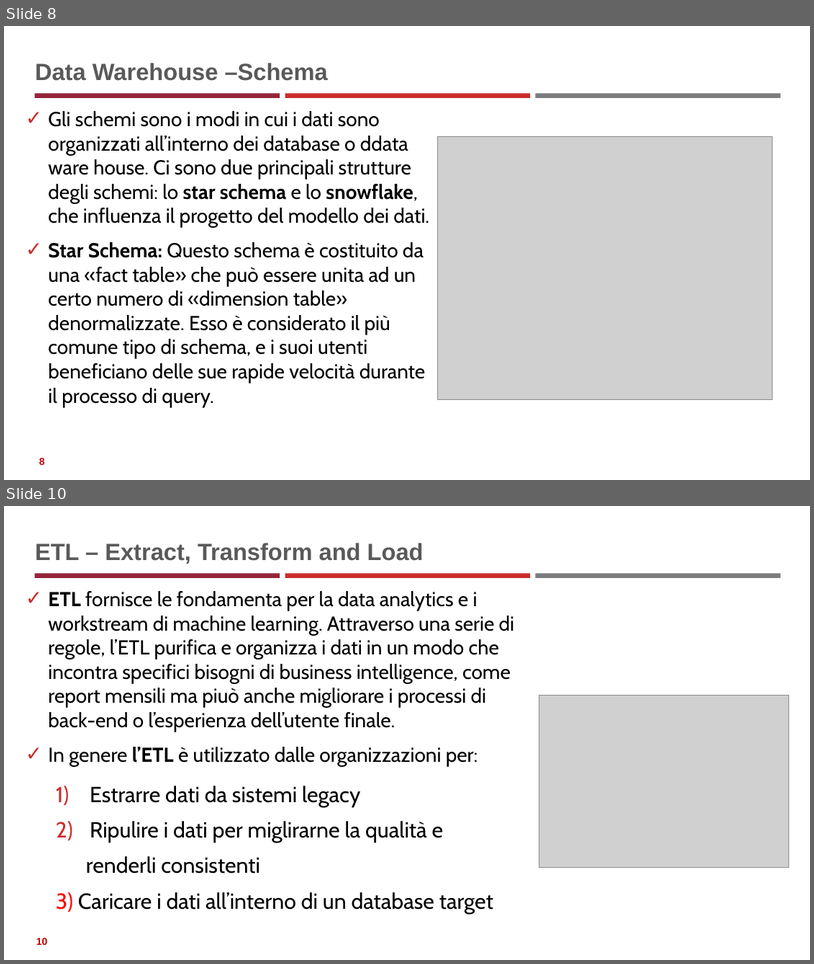
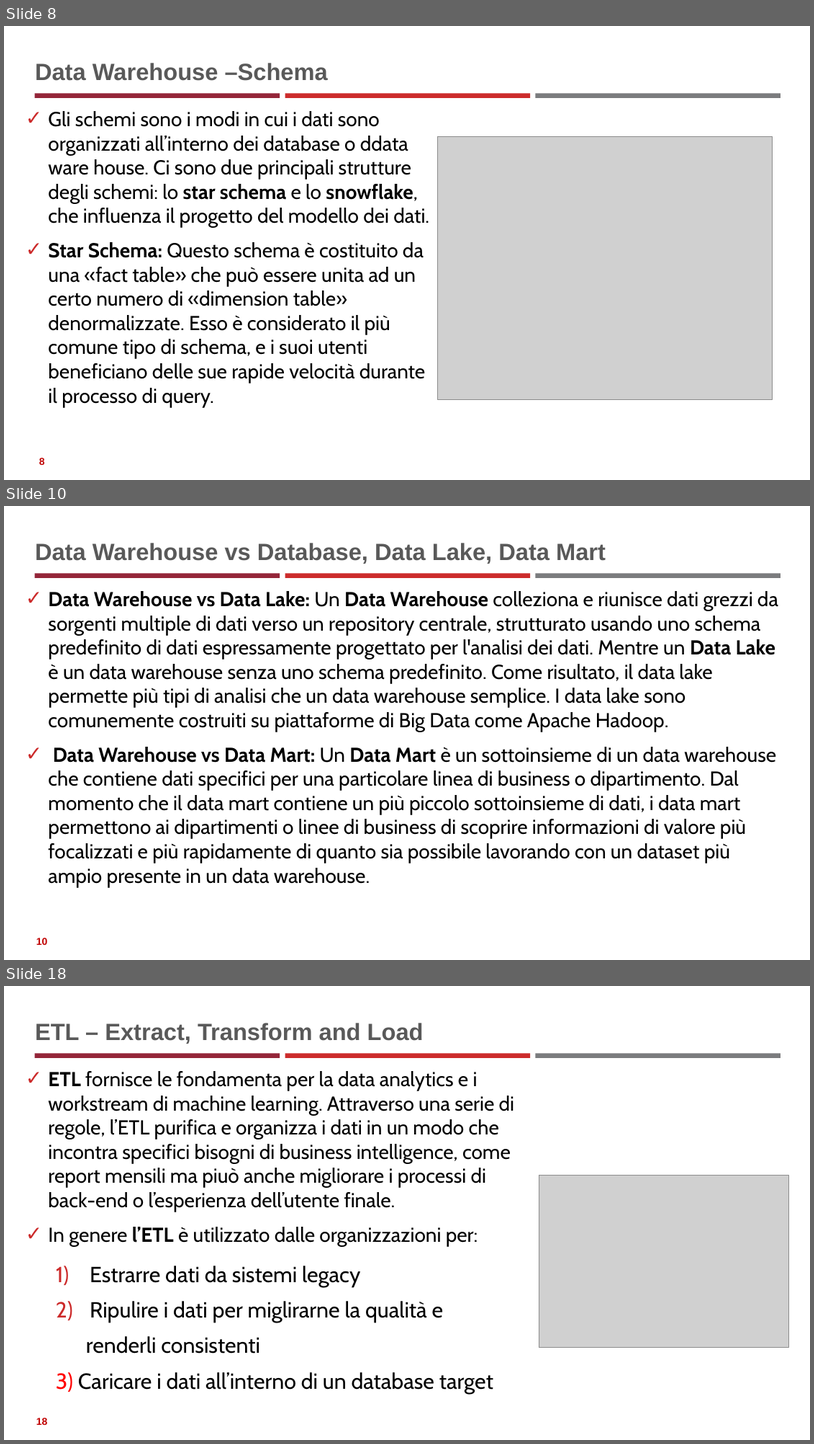
Before and after one commit to neural1977/data_science_interview_material, a slide deck: Data_Science_ita.pptx. Shown one above the other, each under a label of ours: slides 8 and 10 before the commit, slides 8, 10 and 18 after it; the slides between them are not shown. The pictures are 814x964 and 814x1444 pixels, drawn with LibreOffice and Linux fonts; fonts in the diff are those of the drawing; grey boxes stand for pictures. Boxes give left, top, right and bottom in pixels: in the first picture for what was removed or moved away, otherwise in the second. Text is boxed around its words. In the diff, an @@ line names an element or a change of style, - is before the commit and + after.

```diff
--- a/Data_Science_ita.pptx
+++ b/Data_Science_ita.pptx
@@ slide 10 added at (x1=4, y1=506, x2=810, y2=960), background #FFFFFF; not listed: 3 template elements that a slide beside it also shows @@
@@ title added at (x1=35, y1=543, x2=606, y2=564), 28 pt, text #595959, bold @@
+Data Warehouse vs Database, Data Lake, Data Mart
@@ text added at (x1=48, y1=591, x2=779, y2=887), 24 pt, text #000000 @@
+✓ Data Warehouse vs Data Lake: Un Data Warehouse colleziona e riunisce dati grezzi da sorgenti multiple di dati verso un repository centrale, strutturato usando uno schema predefinito di dati espressamente progettato per l'analisi dei dati. Mentre un Data Lake è un data warehouse senza uno schema predefinito. Come risultato, il data lake permette più tipi di analisi che un data warehouse semplice. I data lake sono comunemente costruiti su piattaforme di Big Data come Apache Hadoop.
+✓ Data Warehouse vs Data Mart: Un Data Mart è un sottoinsieme di un data warehouse che contiene dati specifici per una particolare linea di business o dipartimento. Dal momento che il data mart contiene un più piccolo sottoinsieme di dati, i data mart permettono ai dipartimenti o linee di business di scoprire informazioni di valore più focalizzati e più rapidamente di quanto sia possibile lavorando con un dataset più ampio presente in un data warehouse.
@@ page number added at (x1=36, y1=937, x2=48, y2=944), 12 pt, text #C00000, bold @@
+10
@@ what was slide 10 is now slide 18 @@
```
Also in this commit, not shown: 2 slides changed, 10 other slides added, 8 other files.
